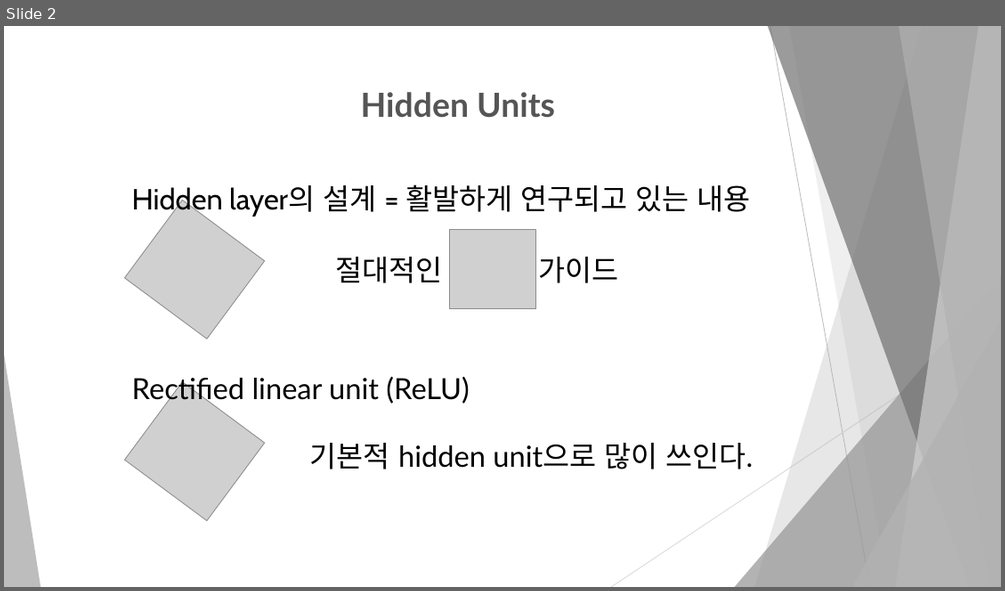
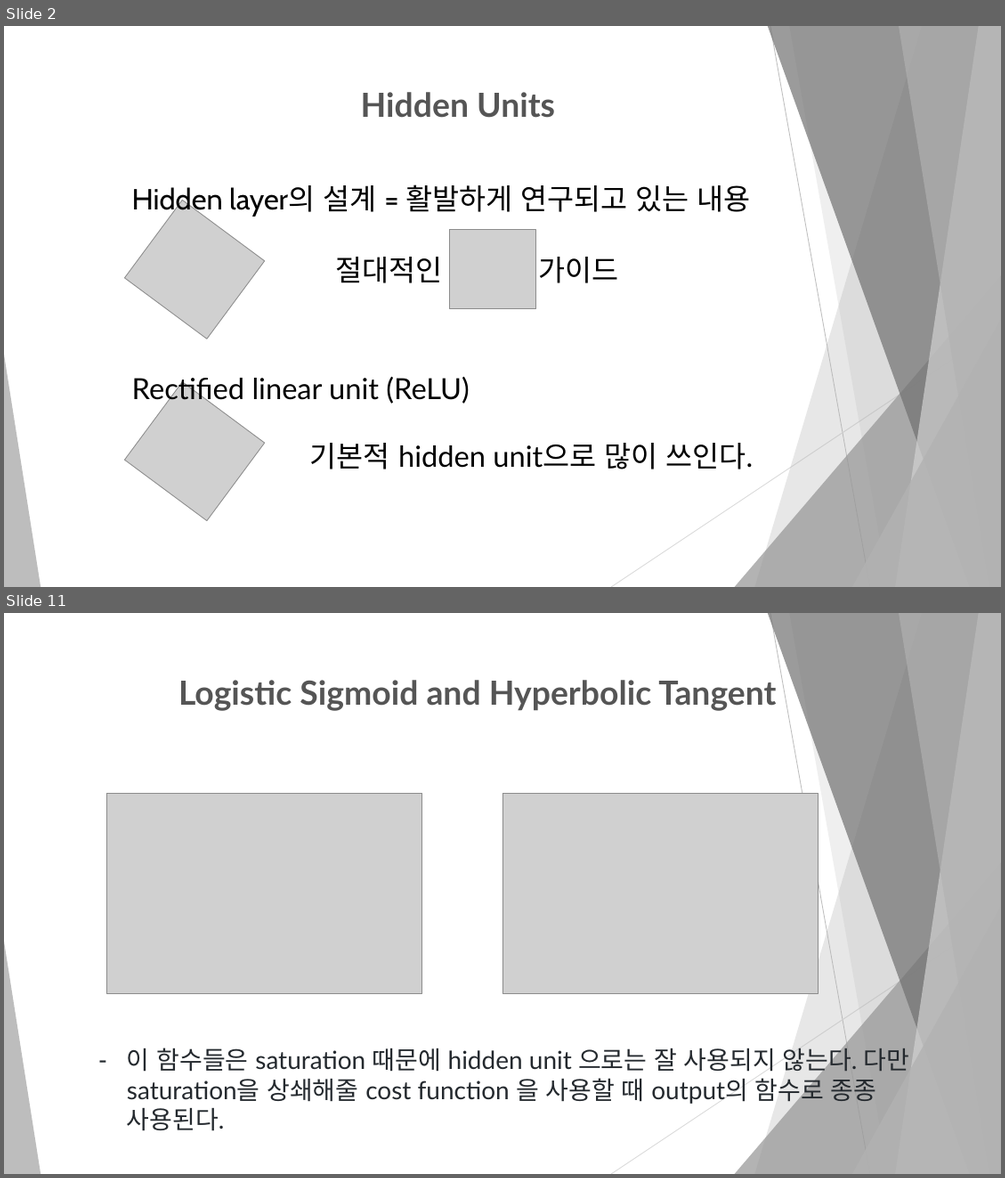
Before and after one commit to dbswl067/Machine-learning, a slide deck: 발표 자료/6.3 Hidden Units.pptx. Shown one above the other, each under a label of ours: slide 2 before the commit, slides 2 and 11 after it; the slides between them are not shown. The pictures are 1005x591 and 1005x1178 pixels, drawn with LibreOffice and Linux fonts; fonts in the diff are those of the drawing; grey boxes stand for pictures. Boxes give left, top, right and bottom in pixels: in the first picture for what was removed or moved away, otherwise in the second. Text is boxed around its words. In the diff, an @@ line names an element or a change of style, - is before the commit and + after.

```diff
--- a/발표 자료/6.3 Hidden Units.pptx
+++ b/발표 자료/6.3 Hidden Units.pptx
@@ slide 11 added at [4, 613, 1001, 1174], background #FFFFFF; not listed: 10 template elements that a slide beside it also shows @@
@@ text added at [178, 680, 776, 711], 32 pt, text #555555, bold @@
+Logistic Sigmoid and Hyperbolic Tangent
@@ picture added at [107, 793, 423, 994] @@
@@ picture added at [502, 793, 818, 994] @@
@@ text added at [127, 1044, 910, 1131], 24 pt, text #24292E @@
+– 이 함수들은 saturation 때문에 hidden unit 으로는 잘 사용되지 않는다. 다만 saturation을 상쇄해줄 cost function 을 사용할 때 output의 함수로 종종 사용된다.
```
Also in this commit, not shown: 11 other slides added, 7 slides removed, 1 other file.
